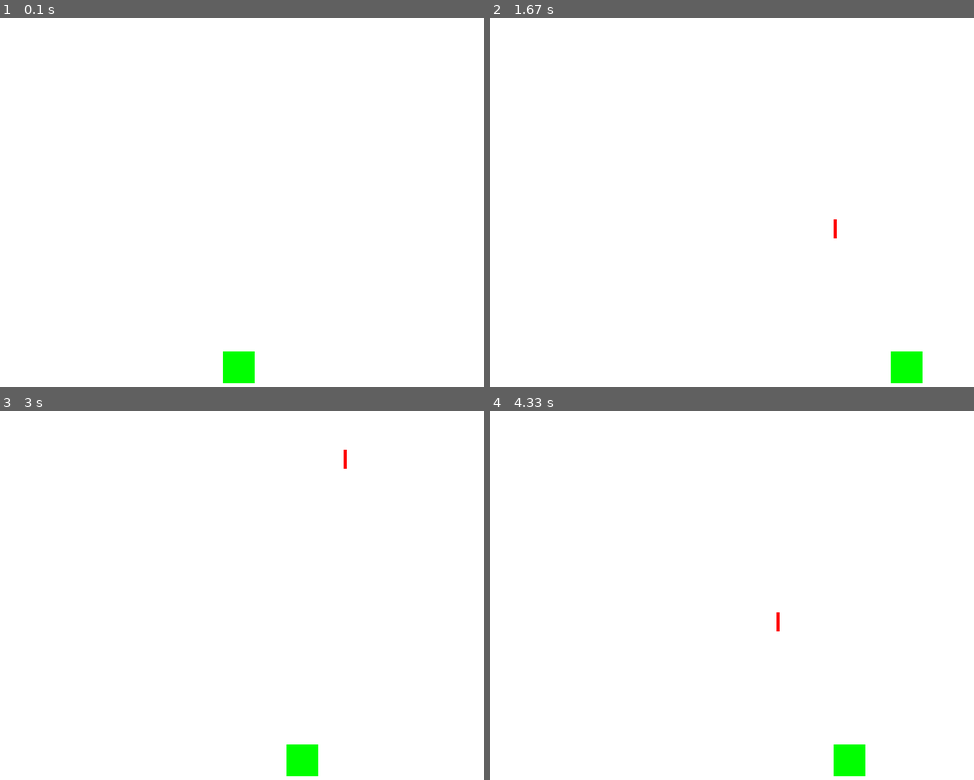
Above: before the commit, frames 1-4 (two rows, left to right).
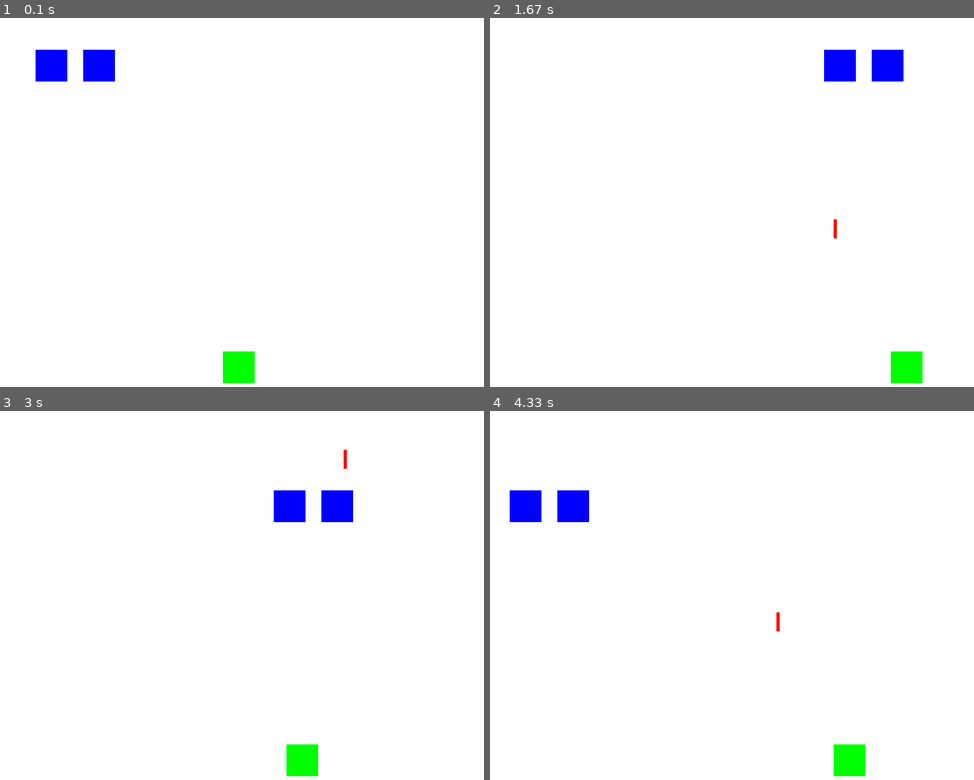
Above: after the commit, the same moments.

Repository: JoZonneveld/Peercoach
Game: pygame game, started from Python/Periode2/SpaceInvaders/Main.py
Two runs of this game, one before a commit and one after it. Both use one fixed random seed, a clock stepped at 60 frames per second and the inputs below.
Inputs:
- Up to frame 1 (0.1 s): no input
- Up to frame 2 (1.67 s): tap Space at 0.33, 0.73, 1.03, 1.23, 1.53 s; hold Right 0.67-1.13 s; hold Right 1.17-1.63 s
- Up to frame 3 (3 s): hold Left 1.67-2.2 s; tap Space at 1.73, 2.03, 2.3, 2.6, 2.73 s; hold Left 2.23-2.63 s; hold Right from 2.67 s (still down)
- Up to frame 4 (4.33 s): tap Space at 3.03, 3.4, 3.7, 3.9, 4.2 s; release Right at 3.3 s; hold Left 3.33-3.8 s; hold Right 3.83-4.3 s

The runs differ from the first frame. In frame 1, 1.1% of the frame differs, in the area x 7-24%, y 8-18%; in frame 2, 1.1%; in frame 3, 1.1%; in frame 4, 1.1%.

Commit message:
space invaders update

Diff:
--- a/Python/Periode2/SpaceInvaders/Enemy.py
+++ b/Python/Periode2/SpaceInvaders/Enemy.py
@@ -1,2 +1,48 @@
 import pygame as pg
 from Colors import *
+from Vector import *
+import random
+
+class Enemy:
+    def __init__(self, vec, color):
+        self.Vec = vec
+        self.Color = color
+        self.Rect = pg.rect.Rect((vec.X, vec.Y, 50, 50))
+        self.Projectiles = list()
+        self.Counter = 0
+        self.Moving = False
+
+    def CreateProjectile(self):
+        x, y = self.Rect.midtop
+        self.Projectiles.append(Projectile(x, y))
+
+    def Move(self, screen):
+        x, y = screen.get_size()
+        if self.Moving == True:
+            self.Rect.move_ip(-5, 0)
+            if self.Rect.left - 10 <= 0:
+                self.Rect.move_ip(0, 75)
+                self.Moving = False
+        elif self.Moving == False:
+            self.Rect.move_ip(5, 0)
+            if self.Rect.right + 10 >= x:
+                self.Rect.move_ip(0, 75)
+                self.Moving = True
+
+
+    def Update(self, screen):
+        x, y = screen.get_size()
+        self.Move(screen)
+        #     self.Rect.move_ip(-5, 0)
+        # if self.Rect.right + 10 <= x:
+        #     self.Rect.move_ip(5, 0)
+
+        self.Counter -= 1
+
+
+
+        for Projectile in self.Projectiles:
+            Projectile.Update(screen)
+            Projectile.Draw(screen)
+    def Draw(self, screen):
+        pg.draw.rect(screen, self.Color, self.Rect)
--- a/Python/Periode2/SpaceInvaders/Main.py
+++ b/Python/Periode2/SpaceInvaders/Main.py
@@ -2,6 +2,7 @@
 from Vector import *
 from Projectile import *
 from Colors import *
+from Enemy import *
 #starting pygame
 pg.init()
 screen = pg.display.set_mode([800,600]) #window size
@@ -12,12 +13,16 @@
 #CREATE GAME OBJECTS
 # Rect = Rectangle(200,300,50,50) #creating a Rect
 Player = Player(Vector(375, 525), Green)
+Enemy0 = Enemy(Vector(50, 50), Blue)
+Enemy1 = Enemy(Vector(125, 50), Blue)
 #END CREATE GAME OBJECTS
 
 #CREATE LIST
 Objects = list()
 #ADD GAME OBJECTS TO LIST
 Objects.append(Player)
+Objects.append(Enemy0)
+Objects.append(Enemy1)
 #END CREATE LIST
 
 running = True #loop condition
--- a/Python/Periode2/SpaceInvaders/Player.py
+++ b/Python/Periode2/SpaceInvaders/Player.py
@@ -27,8 +27,6 @@
         self.Counter -= 1
 
         if key[pg.K_SPACE]:
-            print(self.Counter)
-
             if self.Counter <= 0:
                 self.CreateProjectile()
                 self.Counter = 45;
